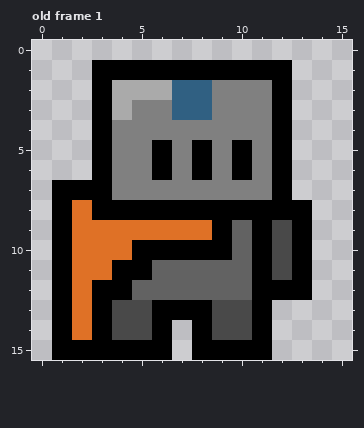
One commit to this pixel-art file: assets/sprites/WIP/Knight2.ase. The first picture shows the starting point.
16x16 pixels, 1 frame. Shown: old frame 1.
After:
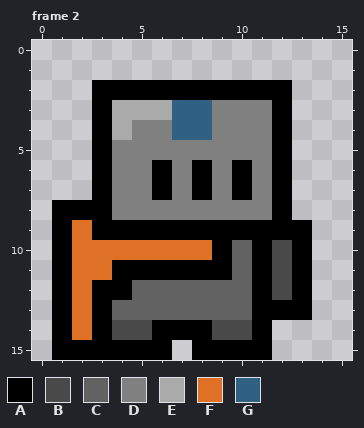
Palette (. is transparent): A #000000  B #494949  C #626262  D #808080  E #aaaaaa  F #df7126  G #306082
A new or re-ordered frame is compared with the old frame closest to it.
What changed:
frames 1 -> 2
Frame 2 is new; against old frame 1:
y 1: x 3..12 AAAAAAAAAA -> ..........
y 2: x 4..11 EEEGGDDD -> AAAAAAAA
y 3: x 5..6 DD -> EE
y 4: x 4 D -> E; x 7..8 DD -> GG
y 5: x 6 A -> D; x 8 A -> D; x 10 A -> D
y 7: x 1..2 AA -> ..; x 6 D -> A; x 8 D -> A; x 10 D -> A
y 8: x 2 F -> A; x 4..11 AAAAAAAA -> DDDDDDDD; x 13 A -> .
y 9: x 3..8 FFFFFF -> AAAAAA; x 10 C -> A; x 12 B -> A
y 10: x 5..8 AAAA -> FFFF
y 11: x 6..9 CCCC -> AAAA
y 12: x 12 A -> B
y 13: x 4..10 BBAAABB -> CCCCCCC; x 12..13 .. -> AA
y 14: x 7 . -> A
